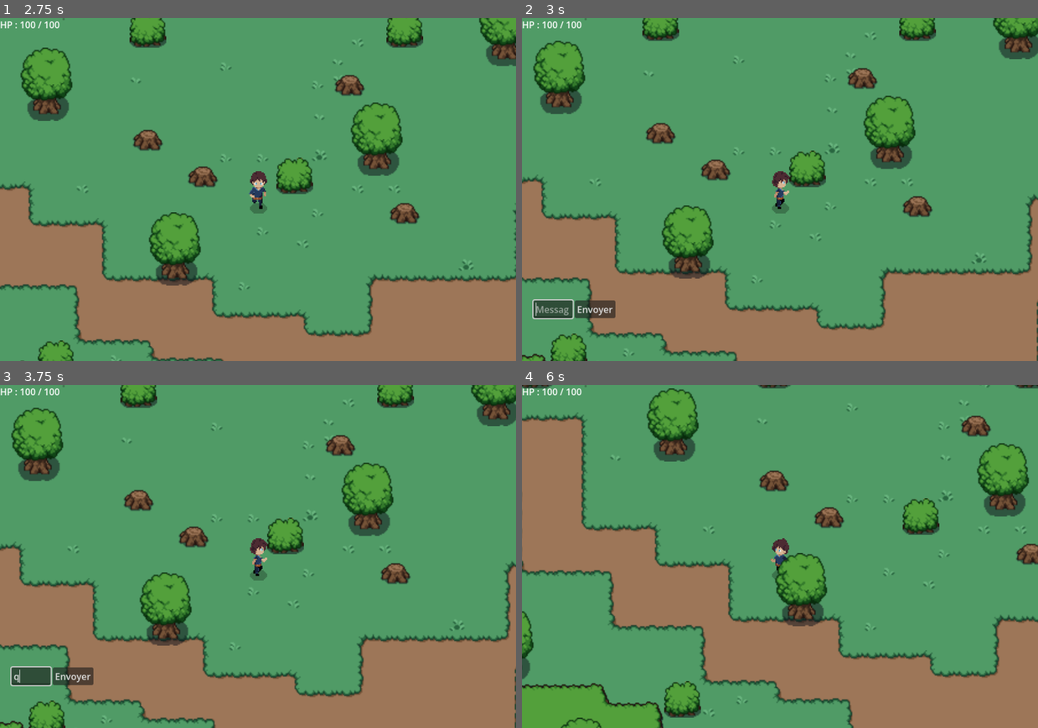
Above: before the commit, frames 1-4 (two rows, left to right).
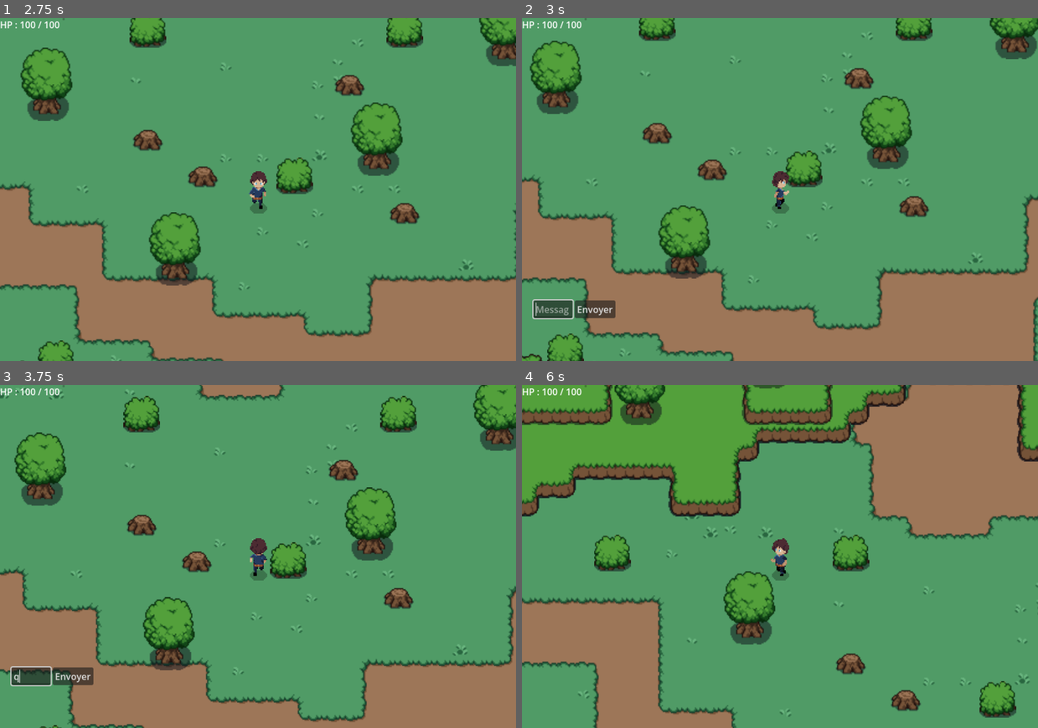
Above: after the commit, the same moments.

Repository: Projet-RPG/MMOGame
Game: Godot game, scene res://scenes/client/world.tscn
Two runs of this game, one before a commit and one after it. Both use one fixed random seed, a clock stepped at 60 frames per second and the inputs below. This scene is started directly instead of the project's main scene.
Inputs:
- Up to frame 1 (2.75 s): tap Enter at 0.5 s; hold D 0.53-1.25 s; hold Q 0.53-1.25 s; click "Envoyer" at 1.25 s; tap Space at 2 s; hold S from 2.03 s (still down); tap Z at 2.1 s
- Up to frame 2 (3 s): release S at 2.78 s; hold D from 2.78 s (still down); tap Enter at 2.85 s
- Up to frame 3 (3.75 s): release D at 3.53 s; hold Up from 3.53 s (still down); tap Q at 3.6 s
- Up to frame 4 (6 s): release Up at 4.28 s; hold Z 4.28-5.03 s; hold Left 4.28-5.78 s; tap Enter at 5.1 s; hold S from 5.78 s (still down); hold Q from 5.78 s (still down)

Frame 1 is identical in both runs. In frame 2, 8.4% of the frame differs, in the area x 0-100%, y 0-100%; in frame 3, 26%; in frame 4, 68%.

Commit message:
:cyclone: chat fix

Diff:
--- a/scenes/client/ui/chat.tscn
+++ /dev/null
@@ -1,37 +0,0 @@
-[gd_scene format=3 uid="uid://cjxuk1mkm6ptn"]
-
-[ext_resource type="Script" uid="uid://bmlo8dlnst616" path="res://scripts/client/ui/chat.gd" id="1_6bdm3"]
-
-[node name="Chat" type="CanvasLayer" unique_id=1648261276]
-script = ExtResource("1_6bdm3")
-
-[node name="VBoxContainer" type="VBoxContainer" parent="." unique_id=917924955]
-custom_minimum_size = Vector2(280, 180)
-anchors_preset = 2
-anchor_top = 1.0
-anchor_bottom = 1.0
-offset_left = 20.0
-offset_top = -230.0
-offset_right = 300.0
-offset_bottom = -50.0
-grow_vertical = 0
-
-[node name="ScrollContainer" type="ScrollContainer" parent="VBoxContainer" unique_id=1660812759]
-custom_minimum_size = Vector2(0, 120)
-layout_mode = 2
-
-[node name="Messages" type="VBoxContainer" parent="VBoxContainer/ScrollContainer" unique_id=2068344859]
-custom_minimum_size = Vector2(0, 120)
-layout_mode = 2
-
-[node name="HBoxContainer" type="HBoxContainer" parent="VBoxContainer" unique_id=36771494]
-custom_minimum_size = Vector2(0, 30)
-layout_mode = 2
-
-[node name="InputMessage" type="LineEdit" parent="VBoxContainer/HBoxContainer" unique_id=266543850]
-layout_mode = 2
-placeholder_text = "Message..."
-
-[node name="BtnSend" type="Button" parent="VBoxContainer/HBoxContainer" unique_id=1017848819]
-layout_mode = 2
-text = "Envoyer"
--- a/scenes/client/ui/hud.tscn
+++ b/scenes/client/ui/hud.tscn
@@ -1,21 +1,54 @@
 [gd_scene format=3 uid="uid://bwhy6ewiioxjg"]
 
 [ext_resource type="Script" uid="uid://co3enbamlf6q7" path="res://scripts/client/ui/hud.gd" id="1_0mwgc"]
+[ext_resource type="Script" uid="uid://bmlo8dlnst616" path="res://scripts/client/ui/chat.gd" id="2_cj08h"]
 
 [node name="HUD" type="CanvasLayer" unique_id=1255491146]
 script = ExtResource("1_0mwgc")
 
-[node name="VBoxContainer" type="VBoxContainer" parent="." unique_id=1800001268]
+[node name="Chat" type="VBoxContainer" parent="." unique_id=56373210]
+custom_minimum_size = Vector2(280, 180)
+anchors_preset = 2
+anchor_top = 1.0
+anchor_bottom = 1.0
+offset_left = 20.0
+offset_top = -230.0
+offset_right = 300.0
+offset_bottom = -50.0
+grow_vertical = 0
+script = ExtResource("2_cj08h")
+
+[node name="ScrollContainer" type="ScrollContainer" parent="Chat" unique_id=1201870206]
+custom_minimum_size = Vector2(0, 120)
+layout_mode = 2
+
+[node name="Messages" type="VBoxContainer" parent="Chat/ScrollContainer" unique_id=1158542343]
+custom_minimum_size = Vector2(0, 120)
+layout_mode = 2
+
+[node name="HBoxContainer" type="HBoxContainer" parent="Chat" unique_id=1423916849]
+custom_minimum_size = Vector2(0, 30)
+layout_mode = 2
+
+[node name="InputMessage" type="LineEdit" parent="Chat/HBoxContainer" unique_id=619959556]
+layout_mode = 2
+placeholder_text = "Message..."
+
+[node name="BtnSend" type="Button" parent="Chat/HBoxContainer" unique_id=2127627337]
+layout_mode = 2
+text = "Envoyer"
+
+[node name="HP" type="VBoxContainer" parent="." unique_id=1800001268]
 offset_right = 40.0
 offset_bottom = 40.0
 
-[node name="HBoxContainer" type="HBoxContainer" parent="VBoxContainer" unique_id=1059798153]
+[node name="HBoxContainer" type="HBoxContainer" parent="HP" unique_id=1059798153]
 layout_mode = 2
 
-[node name="LabelHP" type="Label" parent="VBoxContainer/HBoxContainer" unique_id=1544300966]
+[node name="LabelHP" type="Label" parent="HP/HBoxContainer" unique_id=1544300966]
 layout_mode = 2
 text = "HP :"
 
-[node name="BarHP" type="ProgressBar" parent="VBoxContainer/HBoxContainer" unique_id=44480918]
+[node name="BarHP" type="ProgressBar" parent="HP/HBoxContainer" unique_id=44480918]
 layout_mode = 2
 show_percentage = false
--- a/scenes/client/world.tscn
+++ b/scenes/client/world.tscn
@@ -1,7 +1,6 @@
 [gd_scene format=4 uid="uid://dfwhkix7s1jpo"]
 
 [ext_resource type="Script" uid="uid://clmigxgv3va5t" path="res://scripts/client/world/world.gd" id="1_qx6fs"]
-[ext_resource type="PackedScene" uid="uid://cjxuk1mkm6ptn" path="res://scenes/client/ui/chat.tscn" id="2_7r4gi"]
 [ext_resource type="PackedScene" uid="uid://dpux7mjnmklvb" path="res://scenes/client/player.tscn" id="3_3qq62"]
 [ext_resource type="Texture2D" uid="uid://oho4de71a6nk" path="res://assets/tilesets/collection/objects.png" id="3_i7141"]
 [ext_resource type="TileSet" uid="uid://cb5ukn6tw7oqi" path="res://plains.tres" id="4_4mrxx"]
@@ -532,6 +531,4 @@
 z_index = 1
 scale = Vector2(0.5, 0.5)
 
-[node name="Chat" parent="." unique_id=367002120 instance=ExtResource("2_7r4gi")]
-
 [node name="HUD" parent="." unique_id=1255491146 instance=ExtResource("4_k0juu")]
--- a/scripts/client/player/player.gd
+++ b/scripts/client/player/player.gd
@@ -129,7 +129,6 @@
 	var http := HTTPRequest.new()
 	add_child(http)
 	http.request_completed.connect(func(_r, _c, _h, body):
-		print("Position sauvegardée : ", body.get_string_from_utf8())
 		http.queue_free()
 	)
 	var body := JSON.stringify({
--- a/scripts/client/ui/chat.gd
+++ b/scripts/client/ui/chat.gd
@@ -1,24 +1,22 @@
-extends CanvasLayer
+extends VBoxContainer
 
 const MESSAGE_LIFETIME := 10.0
 const FADE_DURATION := 1.0
 const MAX_MESSAGES := 20
 
-@onready var messages := $VBoxContainer/ScrollContainer/Messages
-@onready var input_message := $VBoxContainer/HBoxContainer/InputMessage
-@onready var input_container := $VBoxContainer/HBoxContainer
-@onready var scroll := $VBoxContainer/ScrollContainer
+@onready var messages := $ScrollContainer/Messages
+@onready var input_message := $HBoxContainer/InputMessage
+@onready var input_container := $HBoxContainer
+@onready var scroll := $ScrollContainer
 
 var _fade_timer := 0.0
 var _is_fading := false
 var _chat_visible := true
 
-
 func _ready() -> void:
-	$VBoxContainer/HBoxContainer/BtnSend.pressed.connect(_on_send)
+	$HBoxContainer/BtnSend.pressed.connect(_on_send)
 	input_message.text_submitted.connect(_on_text_submitted)
 	input_container.visible = false
-
 
 func _process(delta: float) -> void:
 	if input_container.visible or not _chat_visible:
@@ -32,7 +30,6 @@
 			_is_fading = false
 			_chat_visible = false
 
-
 func _input(event: InputEvent) -> void:
 	if not event is InputEventKey or not event.pressed:
 		return
@@ -45,10 +42,8 @@
 		input_container.visible = false
 		_fade_timer = MESSAGE_LIFETIME
 
-
 func is_input_open() -> bool:
 	return input_container.visible
-
 
 func add_message(username: String, text: String) -> void:
 	var label := Label.new()
@@ -65,7 +60,6 @@
 	await get_tree().process_frame
 	scroll.scroll_vertical = 999999
 
-
 func _on_text_submitted(_text: String) -> void:
 	_send_message()
 
@@ -79,10 +73,7 @@
 	if text == "":
 		return
 	input_message.text = ""
-	var net := get_node_or_null("/root/NetworkClient")
-	if net != null:
-		net.send_chat_message(text)
-
+	NetworkClient.send_chat_message(text)
 
 func _reset_visibility() -> void:
 	_is_fading = false
--- a/scripts/client/ui/hud.gd
+++ b/scripts/client/ui/hud.gd
@@ -1,7 +1,7 @@
 extends CanvasLayer
 
-@onready var bar_hp := $VBoxContainer/HBoxContainer/BarHP
-@onready var label_hp := $VBoxContainer/HBoxContainer/LabelHP
+@onready var bar_hp := $HP/HBoxContainer/BarHP
+@onready var label_hp := $HP/HBoxContainer/LabelHP
 
 func _ready() -> void:
 	bar_hp.min_value = 0
--- a/scripts/server/server_main.gd
+++ b/scripts/server/server_main.gd
@@ -3,10 +3,12 @@
 const PORT := 7777
 const MAX_CLIENTS := 200
 const API_SAVE_URL := "http://localhost/mmo_api/save_position.php"
+const API_RESET_ONLINE := "http://localhost/mmo_api/reset_online.php"
 
 var players: Dictionary = {}
 
 func _ready() -> void:
+	_reset_all_online()
 	var peer := ENetMultiplayerPeer.new()
 	var err := peer.create_server(PORT, MAX_CLIENTS)
 	if err != OK:
@@ -16,6 +18,11 @@
 	multiplayer.peer_connected.connect(_on_peer_connected)
 	multiplayer.peer_disconnected.connect(_on_peer_disconnected)
 	print("Serveur démarré ! Port : ", PORT)
+
+func _notification(what: int) -> void:
+	if what == NOTIFICATION_WM_CLOSE_REQUEST or what == NOTIFICATION_CRASH:
+		_save_all_positions()
+		get_tree().quit()
 
 func _on_peer_connected(id: int) -> void:
 	players[id] = {"pos": Vector2.ZERO, "character_id": 0, "username": "", "anim": "idle_down", "flip": false}
@@ -29,68 +36,21 @@
 		_save_position(data)
 	for peer_id in players:
 		if peer_id != id:
-			remove_player.rpc_id(peer_id, id)
+			NetworkClient.remove_player.rpc_id(peer_id, id)
 	players.erase(id)
 	print("Joueur déconnecté : ", id, " | Restants : ", players.size())
 
-@rpc("any_peer", "reliable")
-func send_character_id(character_id: int) -> void:
-	var sender := multiplayer.get_remote_sender_id()
-	if not players.has(sender):
-		return
+func _save_all_positions() -> void:
 	for peer_id in players:
-		if peer_id != sender and players[peer_id]["character_id"] == character_id:
-			character_already_connected.rpc_id(sender)
-			return
-	players[sender]["character_id"] = character_id
-	character_id_confirmed.rpc_id(sender)
-	print("Character ID ", character_id, " assigné à peer ", sender)
+		var data: Dictionary = players[peer_id]
+		if data["character_id"] != 0:
+			_save_position(data)
 
-@rpc("any_peer", "unreliable_ordered")
-func receive_position(pos: Vector2, username: String, anim: String, flip: bool) -> void:
-	var sender := multiplayer.get_remote_sender_id()
-	if not players.has(sender):
-		return
-	players[sender]["pos"] = pos
-	players[sender]["username"] = username
-	players[sender]["anim"] = anim
-	players[sender]["flip"] = flip
-	for peer_id in players:
-		if peer_id != sender:
-			receive_position_from.rpc_id(peer_id, sender, pos, username, anim, flip)
-
-@rpc("any_peer", "reliable")
-func request_players() -> void:
-	var sender := multiplayer.get_remote_sender_id()
-	for peer_id in players:
-		if peer_id != sender and players[peer_id]["username"] != "":
-			var d: Dictionary = players[peer_id]
-			receive_position_from.rpc_id(sender, peer_id, d["pos"], d["username"], d["anim"], d["flip"])
-
-@rpc("any_peer", "reliable")
-func receive_chat(username: String, text: String) -> void:
-	for peer_id in players:
-		receive_chat_from.rpc_id(peer_id, username, text)
-
-@rpc("any_peer", "reliable")
-func receive_position_from(_sender_id: int, _pos: Vector2, _username: String, _anim: String, _flip: bool) -> void:
-	pass
-
-@rpc("any_peer", "reliable")
-func receive_chat_from(_username: String, _text: String) -> void:
-	pass
-
-@rpc("any_peer", "reliable")
-func character_id_confirmed() -> void:
-	pass
-
-@rpc("any_peer", "reliable")
-func character_already_connected() -> void:
-	pass
-
-@rpc("any_peer", "reliable")
-func remove_player(_peer_id: int) -> void:
-	pass
+func _reset_all_online() -> void:
+	var http := HTTPRequest.new()
+	add_child(http)
+	http.request_completed.connect(func(_r, _c, _h, _b): http.queue_free())
+	http.request(API_RESET_ONLINE, [], HTTPClient.METHOD_POST, "")
 
 func _save_position(data: Dictionary) -> void:
 	var http := HTTPRequest.new()
Not shown, added: LICENSE
Not shown, added: README.md
